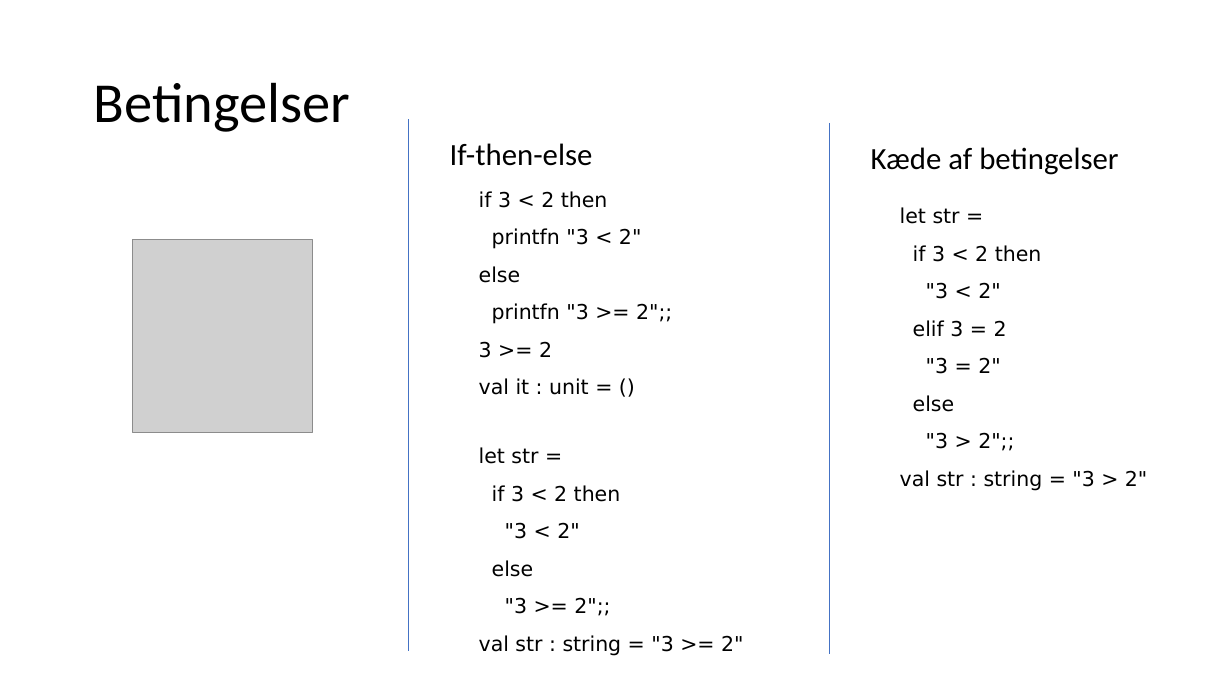
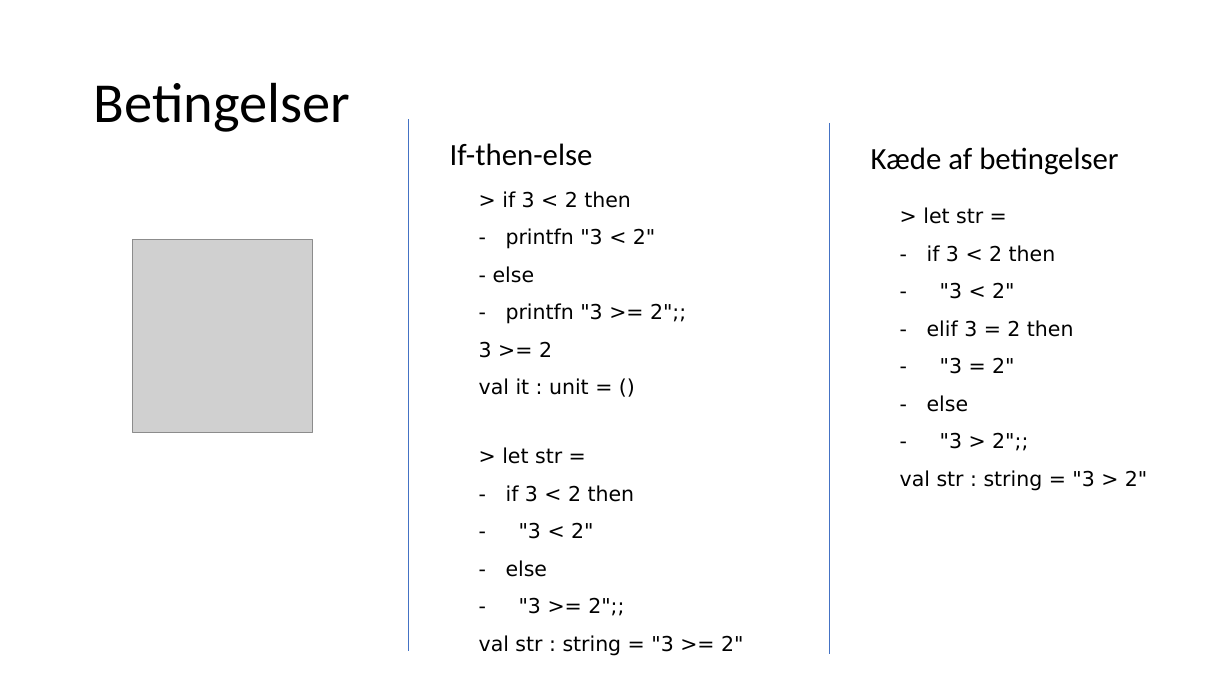
Before and after one commit to fisterloegsovs/pop22, a slide deck: slide 6 of lectures/3.3ConditionalsTuplesNFunctions/lecture.pptx. Drawn at 1232x693 pixels with LibreOffice and Linux fonts; fonts in the diff are those of the drawing; grey boxes stand for pictures. Boxes give left, top, right and bottom in pixels: in the first picture for what was removed or moved away, otherwise in the second. Text is boxed around its words. In the diff, an @@ line names an element or a change of style, - is before the commit and + after.

Commit message:
lecture 4.1 done

```diff
--- a/lectures/3.3ConditionalsTuplesNFunctions/lecture.pptx
+++ b/lectures/3.3ConditionalsTuplesNFunctions/lecture.pptx
@@ text at (493,191,686,324): text changed @@
-if 3 < 2 then
-printfn "3 < 2"
-else
-printfn "3 >= 2";;
+> if 3 < 2 then
+- printfn "3 < 2"
+- else
+- printfn "3 >= 2";;
@@ text at (923,207,1074,451): text changed @@
-let str =
-if 3 < 2 then
-"3 < 2"
-elif 3 = 2
-"3 = 2"
-else
-"3 > 2";;
+> let str =
+- if 3 < 2 then
+- "3 < 2"
+- elif 3 = 2 then
+- "3 = 2"
+- else
+- "3 > 2";;
@@ text at (502,447,635,616): text changed @@
-let str =
-if 3 < 2 then
-"3 < 2"
-else
-"3 >= 2";;
+> let str =
+- if 3 < 2 then
+- "3 < 2"
+- else
+- "3 >= 2";;
```
Also in this commit, not shown: 20 other files.
